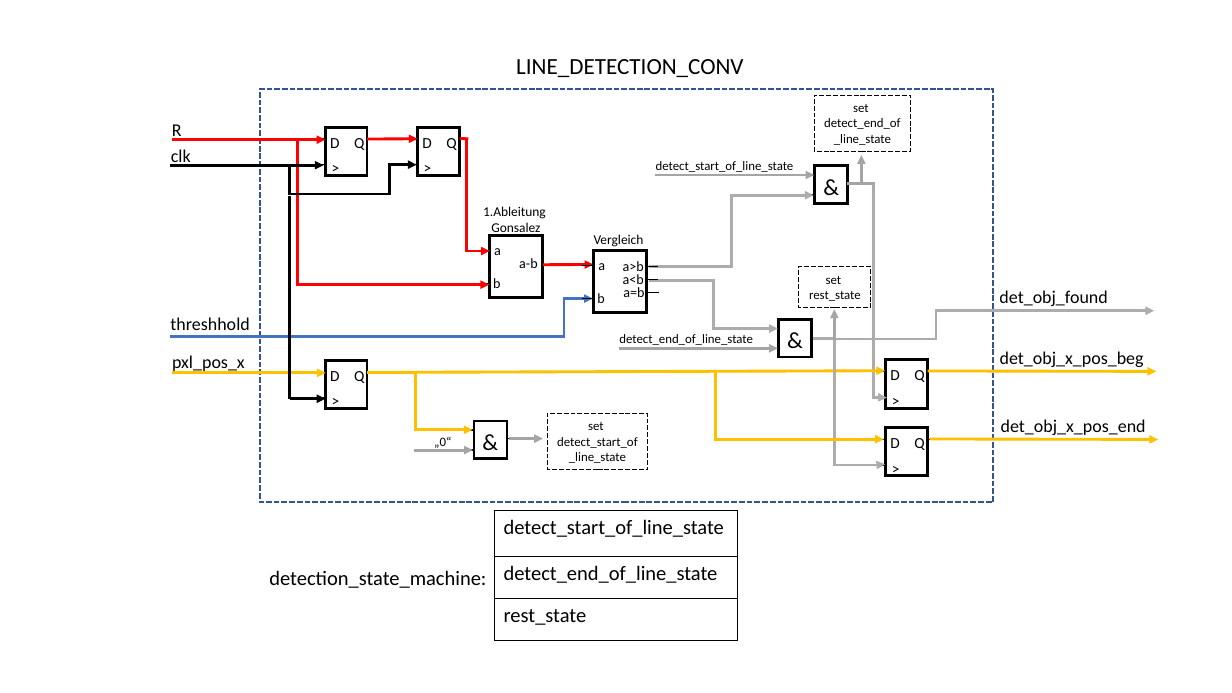
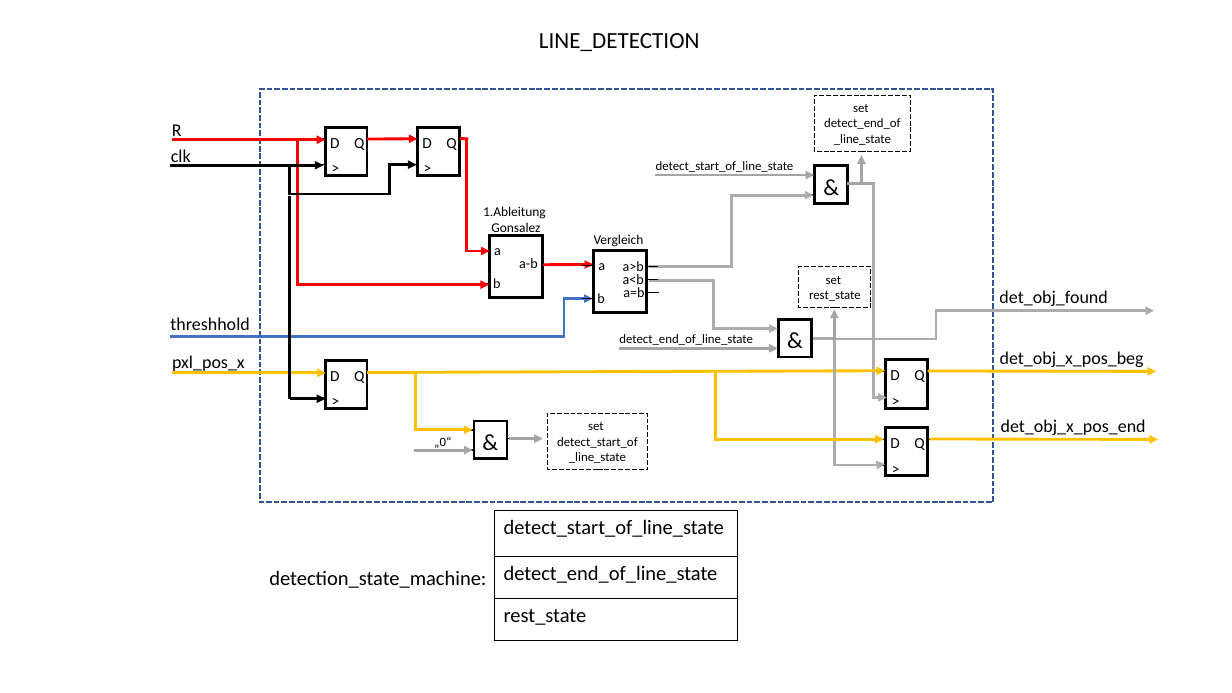
Before and after one commit to Chriss95De/Bachelors-Thesis-VHDL-Pattern-Detection, a slide deck: slide 29 of Dokumentation/Stand Oster/Grafiken.pptx. Drawn at 1232x693 pixels with LibreOffice and Linux fonts; fonts in the diff are those of the drawing. Boxes give left, top, right and bottom in pixels: in the first picture for what was removed or moved away, otherwise in the second. Text is boxed around its words. In the diff, an @@ line names an element or a change of style, - is before the commit and + after.

Commit message:
added in the fact that created second algo for line detection in doc

```diff
--- a/Dokumentation/Stand Oster/Grafiken.pptx
+++ b/Dokumentation/Stand Oster/Grafiken.pptx
@@ text at (539, 33, 699, 51): text changed @@
-LINE_DETECTION_CONV
+LINE_DETECTION
```
Also in this commit, not shown: 1 other slide changed, 1 slide added, 3 other files.
